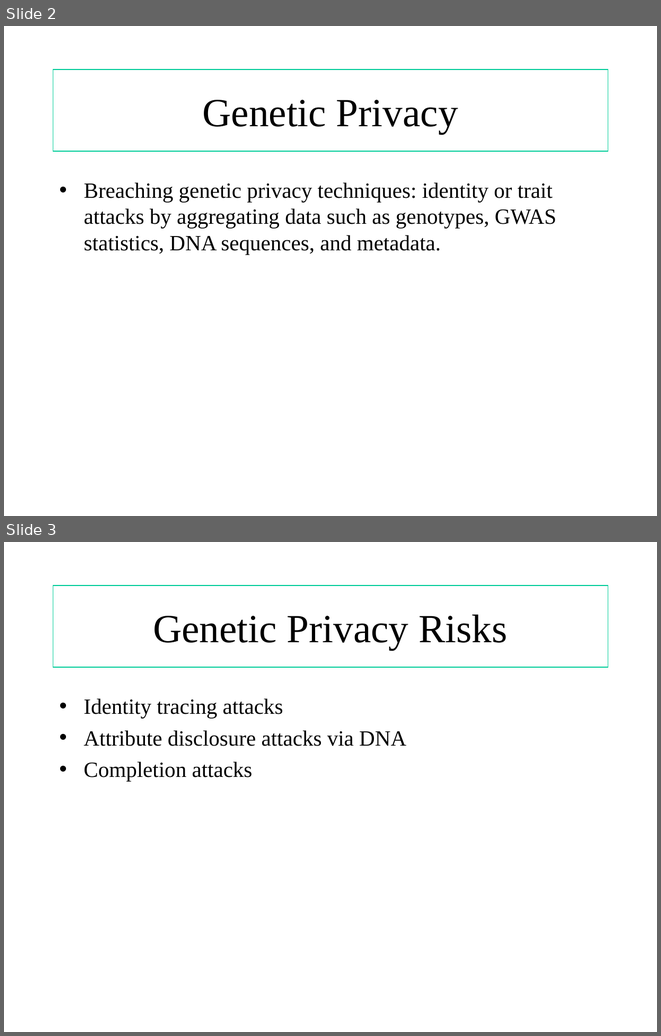
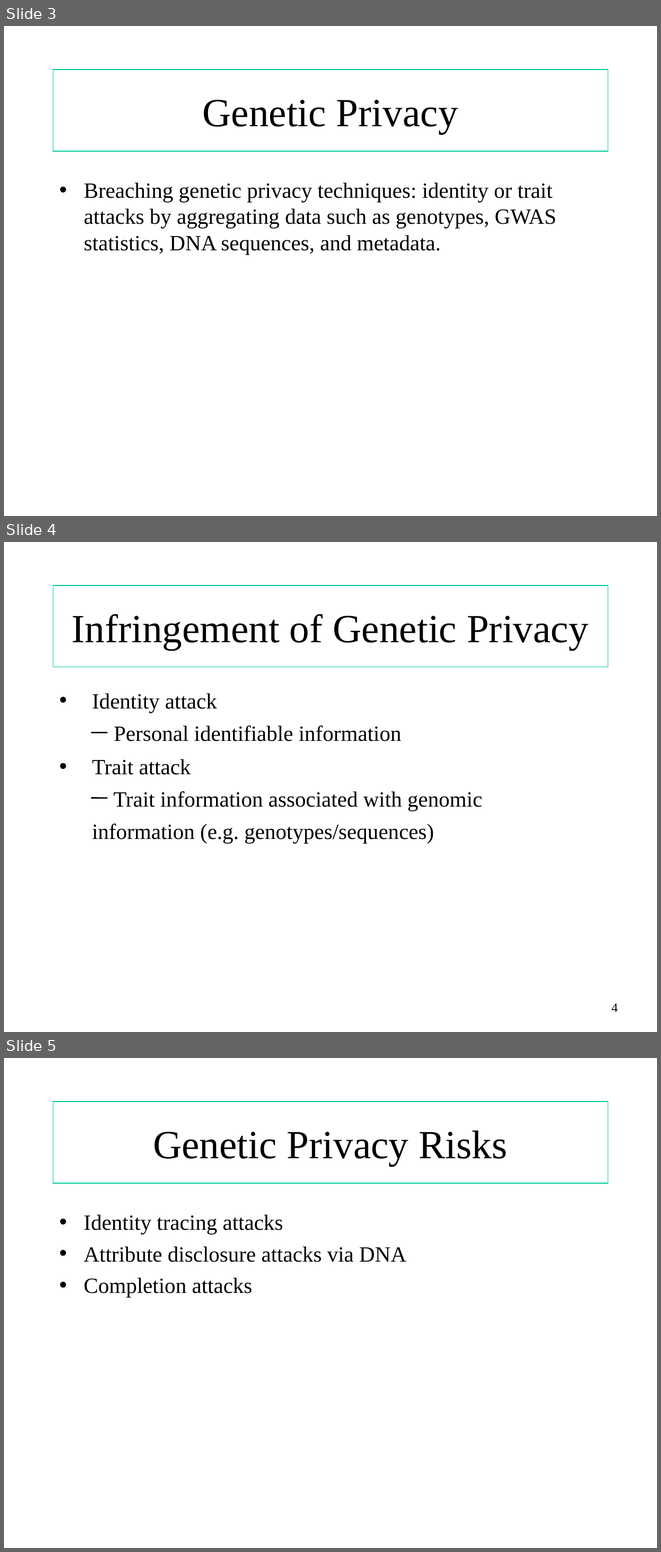
Before and after one commit to shilab/Genetic-Privacy-, a slide deck: risks and ethics.ppt. Shown one above the other, each under a label of ours: slides 2 and 3 before the commit, slides 3, 4 and 5 after it. The pictures are 661x1036 and 661x1552 pixels, drawn with LibreOffice and Linux fonts; fonts in the diff are those of the drawing. Boxes give left, top, right and bottom in pixels: in the first picture for what was removed or moved away, otherwise in the second. Text is boxed around its words. In the diff, an @@ line names an element or a change of style, - is before the commit and + after.

```diff
--- a/risks and ethics.ppt
+++ b/risks and ethics.ppt
@@ slide 4 added at [4, 542, 657, 1032], background #FFFFFF @@
@@ title added at [53, 586, 608, 668], outline #00CC99 0.74 pt, 44 pt, text #000000 @@
+Infringement of Genetic Privacy
@@ text added at [92, 693, 482, 843], 24 pt, text #000000 @@
+• Identity attack
+  Personal identifiable information
+• Trait attack
+  Trait information associated with genomic
+  information (e.g. genotypes/sequences)
@@ line added from (91, 733) to (107, 733), #000000 1.5 pt @@
@@ line added from (91, 798) to (107, 798), #000000 1.5 pt @@
@@ page number added at [611, 1003, 618, 1012], 14 pt, text #000000 @@
+4
@@ what was slide 2 is now slide 3 @@
@@ what was slide 3 is now slide 5 @@
```
Also in this commit, not shown: 10 other slides added.
